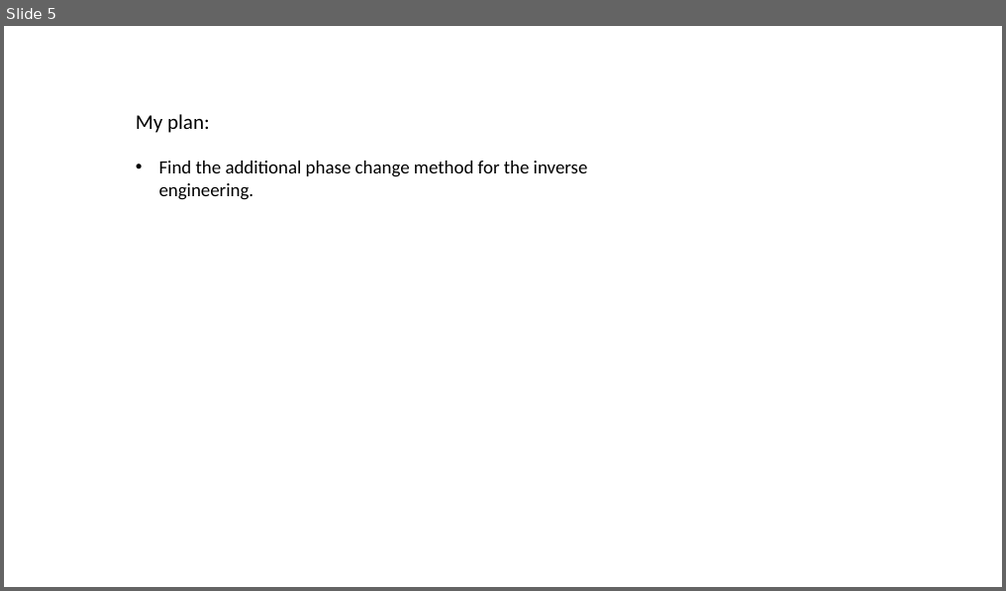
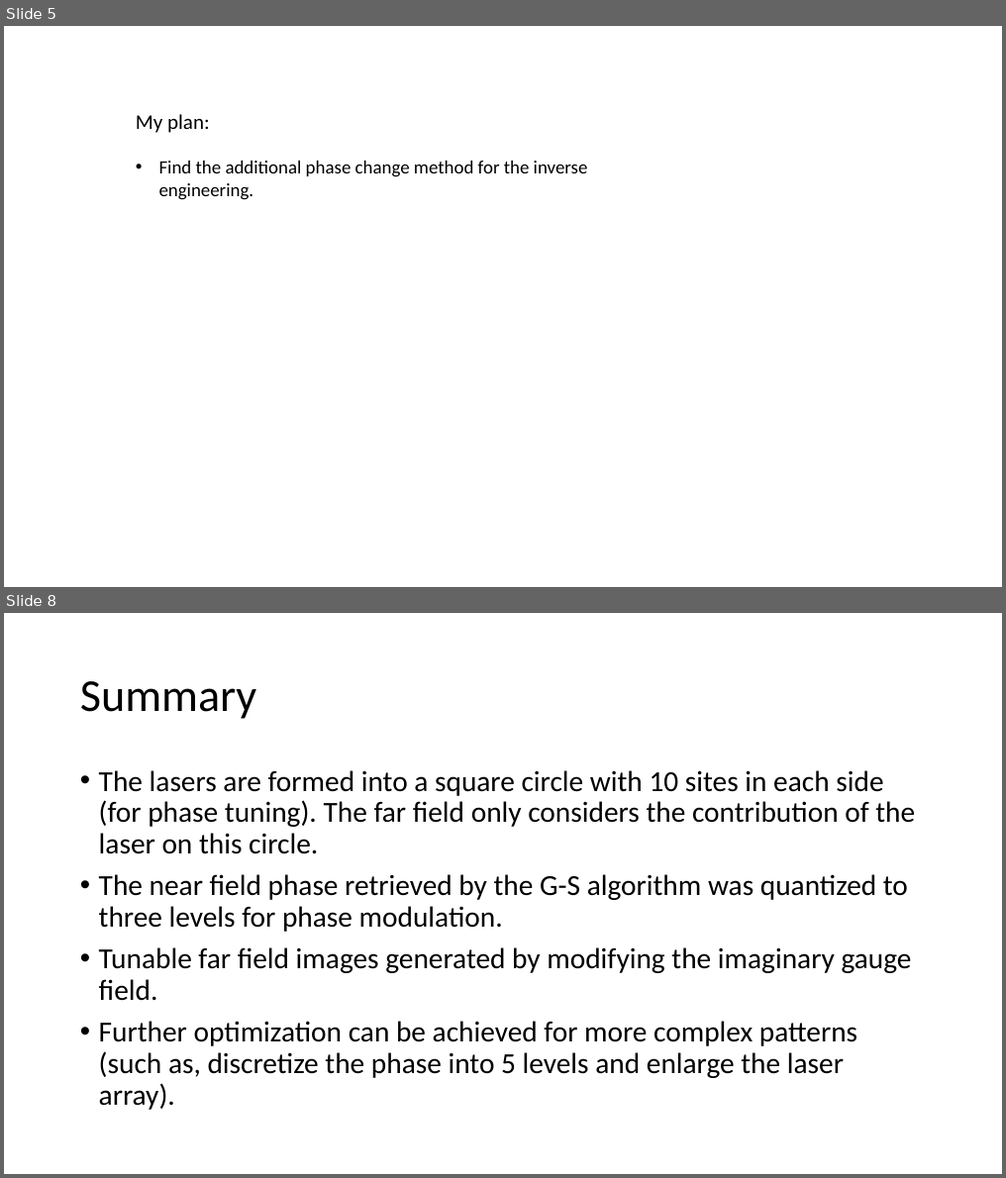
Before and after one commit to minspan199/imaginary-gauge-field, a slide deck: FFT Far Field.pptx. Shown one above the other, each under a label of ours: slide 5 before the commit, slides 5 and 8 after it; the slides between them are not shown. The pictures are 1006x591 and 1006x1178 pixels, drawn with LibreOffice and Linux fonts; fonts in the diff are those of the drawing. Boxes give left, top, right and bottom in pixels: in the first picture for what was removed or moved away, otherwise in the second. Text is boxed around its words. In the diff, an @@ line names an element or a change of style, - is before the commit and + after.

```diff
--- a/FFT Far Field.pptx
+++ b/FFT Far Field.pptx
@@ slide 8 added at box(4, 613, 1002, 1174), background #FFFFFF @@
@@ title added at box(80, 681, 256, 719), 44 pt, text #000000 @@
+Summary
@@ text added at box(99, 770, 915, 1110), 28 pt, text #000000 @@
+• The lasers are formed into a square circle with 10 sites in each side (for phase tuning). The far field only considers the contribution of the laser on this circle.
+• The near field phase retrieved by the G-S algorithm was quantized to three levels for phase modulation.
+• Tunable far field images generated by modifying the imaginary gauge field.
+• Further optimization can be achieved for more complex patterns (such as, discretize the phase into 5 levels and enlarge the laser array).
```
Also in this commit, not shown: 1 slide changed, 1 other slide added, 15 other files.
